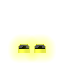
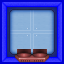
Layer changes from the first (64, 64) image to the second:
hid group "Batteries" (7 layers) over [0, 0, 64, 64]
showed group "Blueprint" (5 layers) over [0, 0, 64, 64]
renamed "Floor_017" to "Floor_017 Kopie", painted on it over [0, 0, 64, 64]
